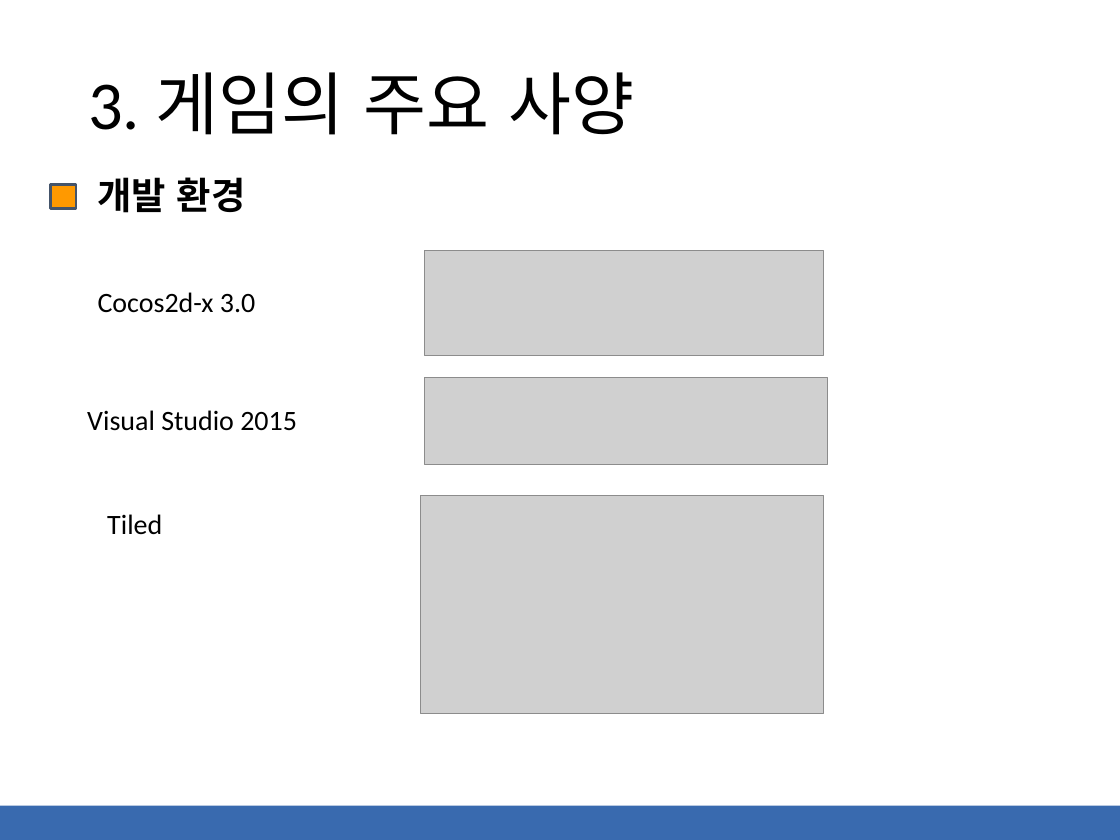
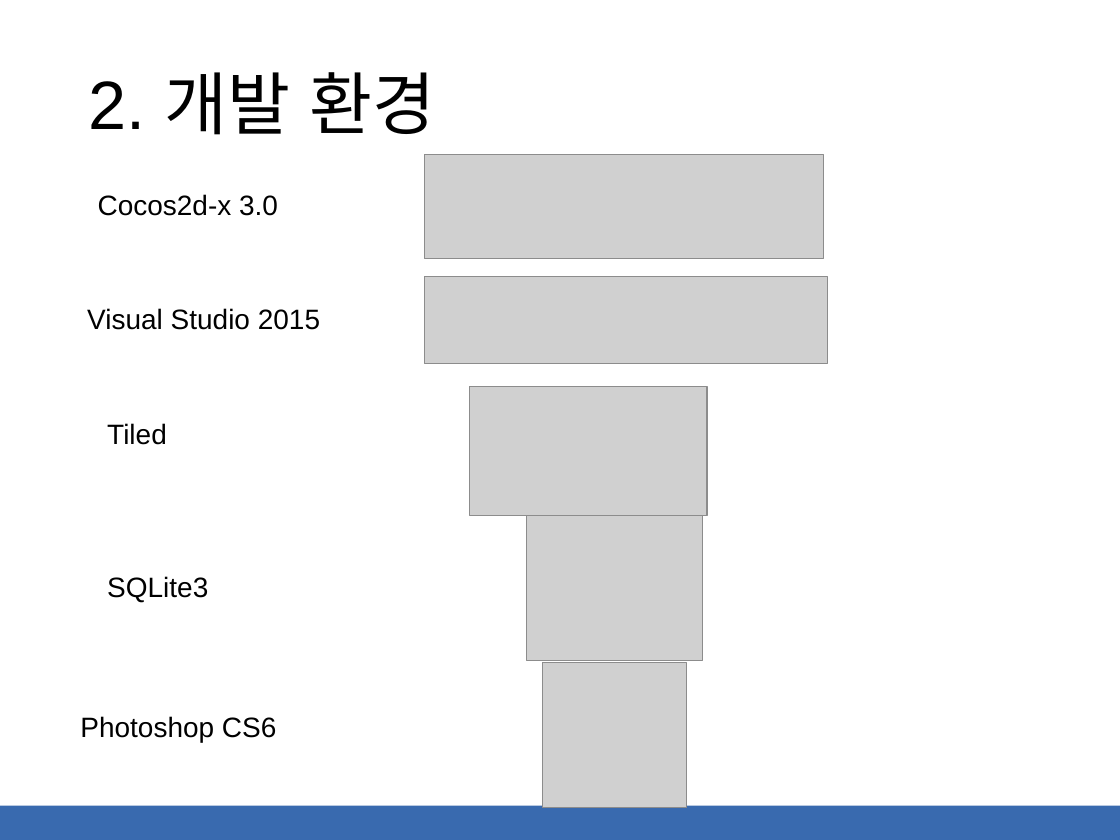
Before and after one commit to kimsibaek/cocos2d-x-work, a slide deck: slide 4 of 0000.Project/게임기획서-스피리추얼 소울2(Spiritual Soul 2).pptx (slide 6 before the commit). Drawn at 1120x840 pixels with LibreOffice and Linux fonts; fonts in the diff are those of the drawing; grey boxes stand for pictures. Boxes give left, top, right and bottom in pixels: in the first picture for what was removed or moved away, otherwise in the second. Text is boxed around its words. In the diff, an @@ line names an element or a change of style, - is before the commit and + after.

```diff
--- a/0000.Project/게임기획서-스피리추얼 소울2(Spiritual Soul 2).pptx
+++ b/0000.Project/게임기획서-스피리추얼 소울2(Spiritual Soul 2).pptx
@@ title at <box>88,72,435,135</box>: text changed; font Calibri to Arial @@
-3. 게임의 주요 사양
+2. 개발 환경
@@ text "Cocos2d-x 3.0": place and size @@
-text "Cocos2d-x 3.0" at <box>98,292,255,313</box>
+text "Cocos2d-x 3.0" at <box>98,194,278,216</box>
@@ text removed at <box>98,177,246,213</box> @@
-개발 환경
@@ picture: place and size @@
-picture at <box>424,251,823,355</box>
+picture at <box>424,155,823,259</box>
@@ rectangle removed at <box>50,185,76,208</box> @@
@@ text "Visual Studio 2015": place and size @@
-text "Visual Studio 2015" at <box>87,410,297,431</box>
+text "Visual Studio 2015" at <box>87,308,320,330</box>
@@ font Calibri to Arial in 3 elements at <box>107,423,167,445</box>, <box>98,194,278,216</box>, <box>87,308,320,330</box> @@
@@ picture: place and size @@
-picture at <box>424,377,828,465</box>
+picture at <box>424,277,828,364</box>
@@ picture: place and size @@
-picture at <box>421,496,824,715</box>
+picture at <box>469,386,707,515</box>
@@ text "Tiled": place and size @@
-text "Tiled" at <box>107,514,162,535</box>
+text "Tiled" at <box>107,423,167,445</box>
@@ picture added at <box>526,515,702,661</box> @@
@@ text added at <box>107,576,208,602</box>, 18 pt, text #000000 @@
+SQLite3
@@ picture added at <box>542,663,687,808</box> @@
@@ text added at <box>80,716,276,742</box>, 18 pt, text #000000 @@
+Photoshop CS6
```
Also in this commit, not shown: 16 other slides changed, 6 slides added, 2 slides removed.
